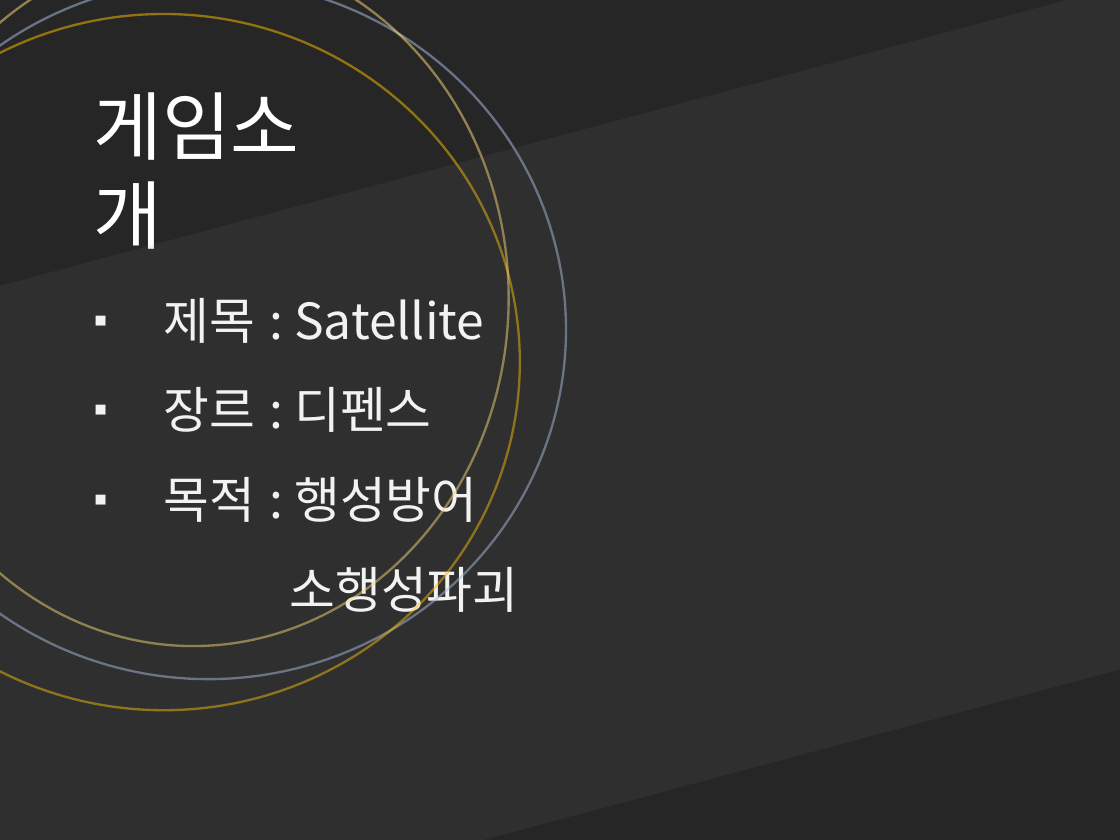
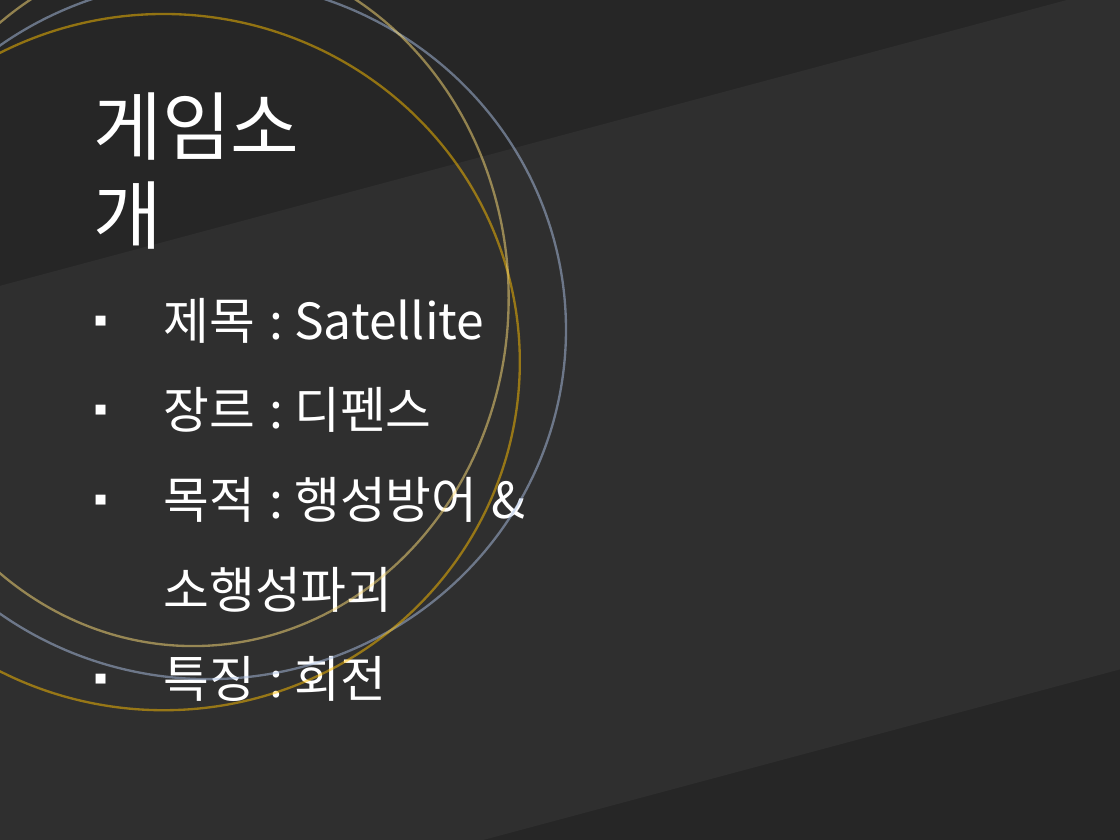
Before and after one commit to cmTEJAVA/Satellite, a slide deck: slide 3 of 발표자료/API 텀프로젝트 발표자료.pptx. Drawn at 1120x840 pixels with LibreOffice and Linux fonts; fonts in the diff are those of the drawing. Boxes give left, top, right and bottom in pixels: in the first picture for what was removed or moved away, otherwise in the second. Text is boxed around its words. In the diff, an @@ line names an element or a change of style, - is before the commit and + after.

```diff
--- a/발표자료/API 텀프로젝트 발표자료.pptx
+++ b/발표자료/API 텀프로젝트 발표자료.pptx
@@ text at <box>164,468,477,710</box>: text changed @@
-▪ 목적 : 행성방어
-소행성파괴
+▪ 목적 : 행성방어 & 소행성파괴
+▪ 특징 : 회전
```
Also in this commit, not shown: 4 other slides changed, 2 other files.
